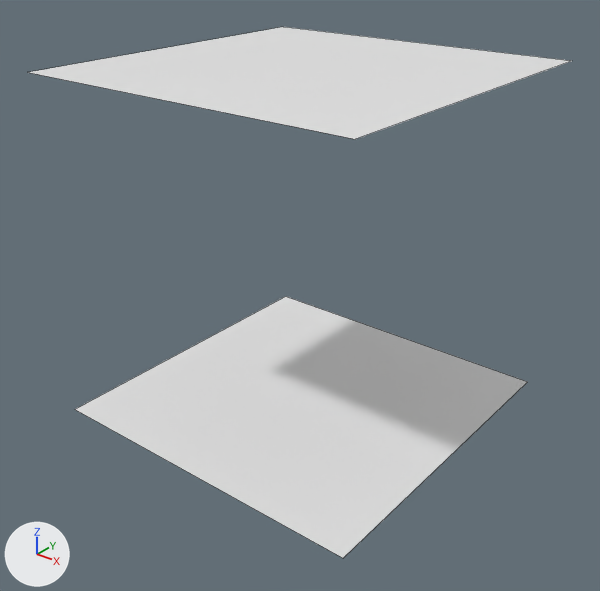
An edit to the Blender file art/Tiles.blend, drawn before and after from the same camera.
One viewpoint serves both versions: a camera (50 mm lens) standing at (1.351, -1.726, 1.405) and looking at (-0.041, 0.014, 0.326). The axes (+X, +Y, +Z) are drawn at lower left. The lights are the same throughout. Mesh edges are drawn as thin lines.

Objects in the first picture: 'Ceiling', 'Floor'.
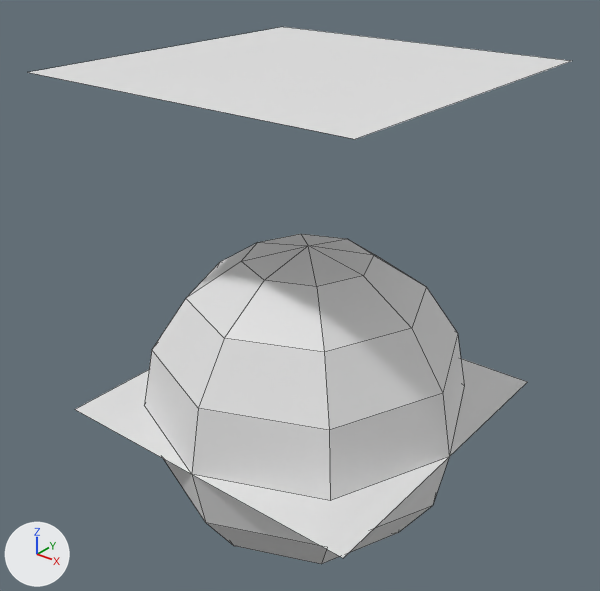
Location of each change, [x1, y1, x2, y2] in pixels of the pictures (600 x 591 px):
'InvertedSphere', added: after [144, 234, 464, 564]
'Floor', unchanged, covered by the edit: before [75, 296, 527, 558]; after [75, 358, 527, 558]

Patch to the scene script:
```diff
--- a/art/Tiles.blend.py
+++ b/art/Tiles.blend.py
@@ me_invertedsphere @@
+me_invertedsphere.from_pydata(...)  # a UV sphere (8 segments, 8 rings, poles along z) spanning x -0.5..0.5, y -0.5..0.5, z -0.5..0.5
@@ ob_invertedsphere @@
+ob_invertedsphere = bpy.data.objects.new('InvertedSphere', me_invertedsphere)
+ob_invertedsphere.location = (0.0, 0.0, 0.0)
```
